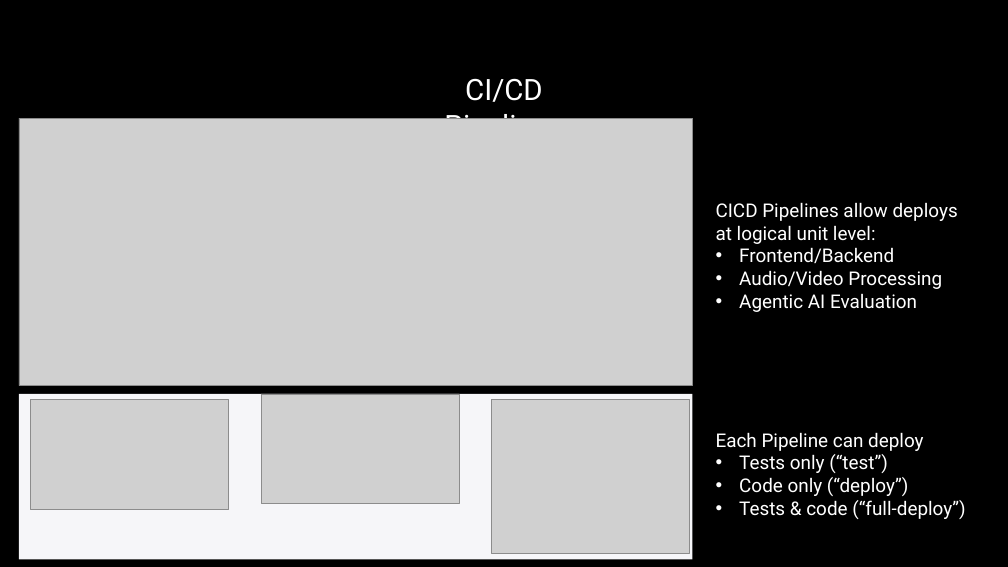
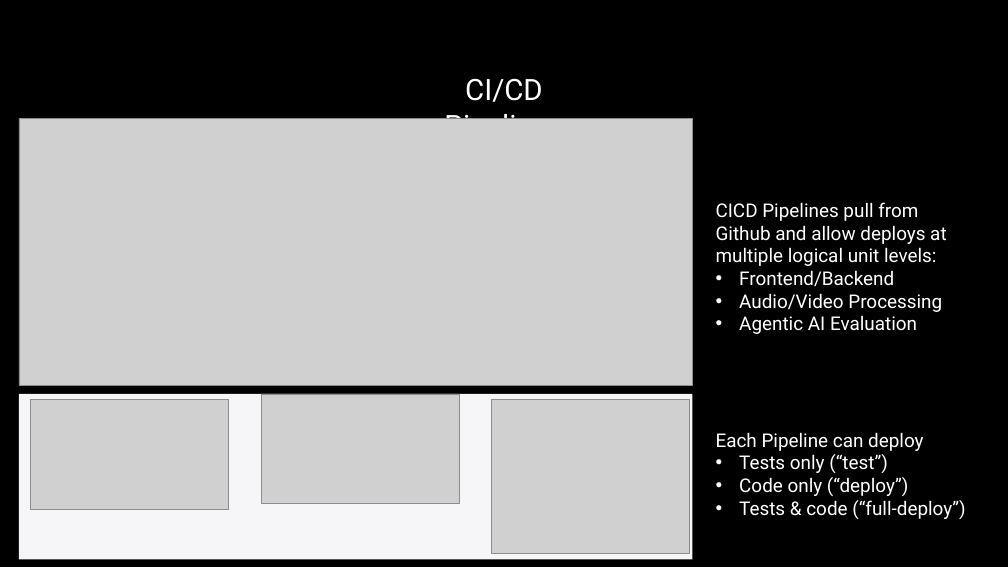
Before and after one commit to michaelgeiser/kiro-agentcore-app, a slide deck: slide 13 of documentation/AI Presentation Coach.pptx. Drawn at 1008x567 pixels with LibreOffice and Linux fonts; fonts in the diff are those of the drawing; grey boxes stand for pictures. Boxes give left, top, right and bottom in pixels: in the first picture for what was removed or moved away, otherwise in the second. Text is boxed around its words. In the diff, an @@ line names an element or a change of style, - is before the commit and + after.

```diff
--- a/documentation/AI Presentation Coach.pptx
+++ b/documentation/AI Presentation Coach.pptx
@@ text at <box>716,202,946,266</box>: text changed @@
-CICD Pipelines allow deploys at logical unit level:
+CICD Pipelines pull from Github and allow deploys at multiple logical unit levels:
```
Also in this commit, not shown: 4 other slides changed, 2 other files.
